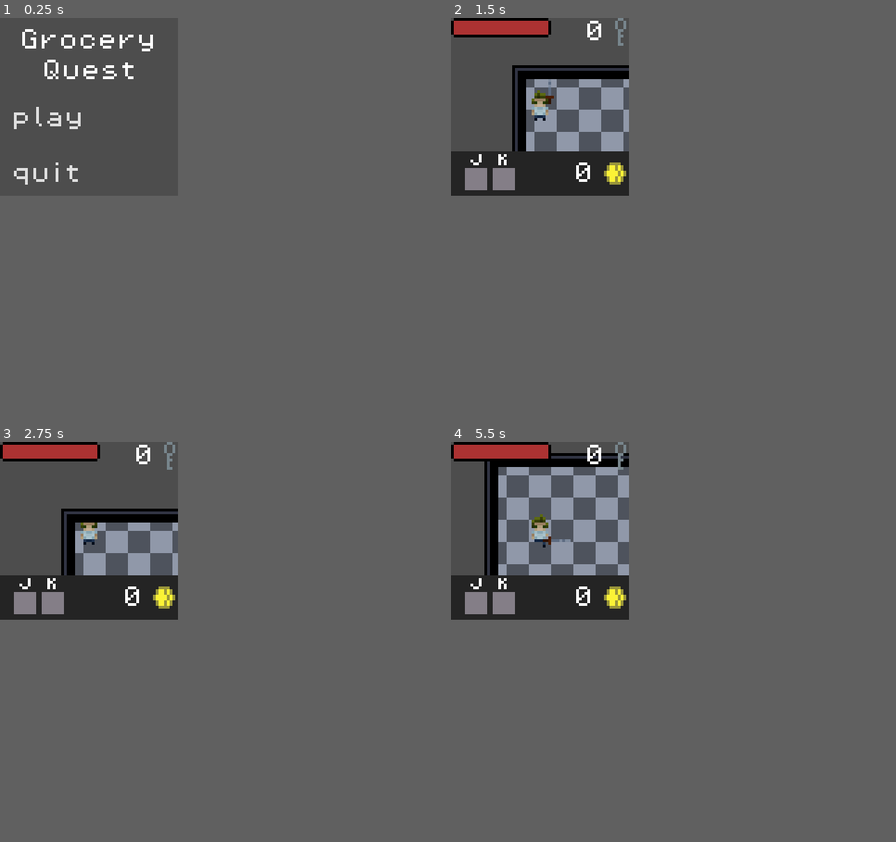
Above: before the commit, frames 1-4 (two rows, left to right).
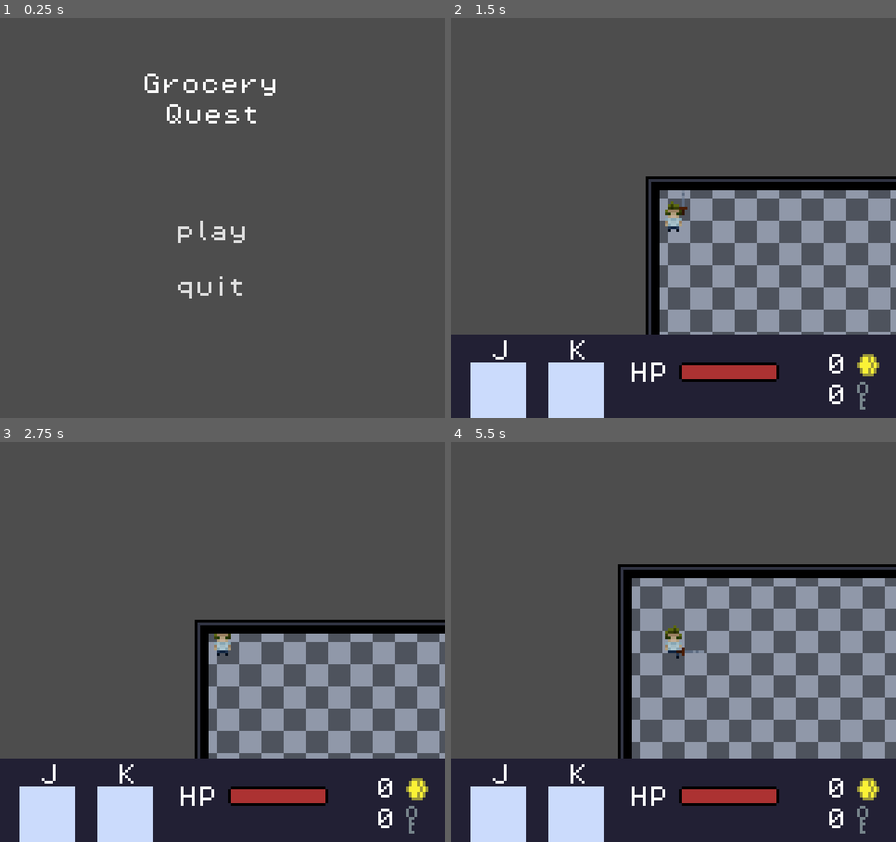
Above: after the commit, the same moments.

Repository: GaetanoRe/GroceryQuest
Game: Godot game, scene res://scenes/UI/main_menu.tscn
Same seed, same stepped clock (60 frames per second), same inputs: the game is played once before the commit and once after it. The engine's default icon, where the game draws it, is replaced by a stand-in: a white triangle on a blue panel in a dark square.
Inputs:
- Up to frame 1 (0.25 s): no input
- Up to frame 2 (1.5 s): click "play" at 0.5 s; tap Enter at 1.25 s; hold W (walk_up) from 1.28 s (still down); tap J (attack) at 1.35 s
- Up to frame 3 (2.75 s): keep holding W (walk_up); tap J (attack) at 2.1 s
- Up to frame 4 (5.5 s): release W (walk_up) at 2.78 s; hold A (walk_left) 2.78-4.28 s; tap J (attack) every 0.75 s from 2.85 to 5.1 s; hold S (walk_down) 4.28-5.03 s; hold D (walk_right) from 5.03 s (still down)
The window is 256x256 before the commit and 640x576 after it. Grey fills any space a smaller window leaves; there, only what the larger window draws over its background counts as a difference.

The runs differ from the first frame. In frame 1, 2.1% of the frame differs, in the area x 3-62%, y 2-71%; in frame 2, 43%; in frame 3, 41%; in frame 4, 49%, in the area x 0-100%, y 0-100%.

Commit message:
fixed resolution and updated UI along with fixing game over

Diff:
--- a/project.godot
+++ b/project.godot
@@ -17,10 +17,8 @@
 
 [display]
 
-window/size/viewport_width=64
-window/size/viewport_height=64
-window/size/resizable=false
-window/size/borderless=true
+window/size/viewport_width=160
+window/size/viewport_height=144
 window/stretch/mode="viewport"
 
 [input]
--- a/scenes/UI/main_menu.tscn
+++ b/scenes/UI/main_menu.tscn
@@ -13,17 +13,18 @@
 [node name="MainMenu" type="Control"]
 layout_mode = 3
 anchors_preset = 0
-offset_right = 64.0
-offset_bottom = 64.0
+offset_right = 160.0
+offset_bottom = 144.0
 script = ExtResource("1_jqsp4")
 
 [node name="Label" type="Label" parent="."]
 texture_filter = 1
 texture_repeat = 3
 layout_mode = 0
-offset_top = 4.0
-offset_right = 64.0
-offset_bottom = 27.0
+offset_left = 44.0
+offset_top = 20.0
+offset_right = 108.0
+offset_bottom = 43.0
 text = "Grocery
 Quest"
 label_settings = SubResource("LabelSettings_8d0qw")
@@ -31,9 +32,10 @@
 
 [node name="VBoxContainer" type="VBoxContainer" parent="."]
 layout_mode = 0
-offset_top = 28.0
-offset_right = 34.0
-offset_bottom = 64.0
+offset_left = 59.0
+offset_top = 69.0
+offset_right = 116.0
+offset_bottom = 143.0
 
 [node name="PlayGame" type="Button" parent="VBoxContainer"]
 texture_filter = 1
--- a/scenes/UI/player_health.gd
+++ b/scenes/UI/player_health.gd
@@ -2,7 +2,7 @@
 
 class_name PlayerHealth
 
-@onready var main_scene = get_parent().get_parent().get_parent()
+@onready var main_scene = get_parent().get_parent().get_parent().get_parent()
 var player_health : int
 
 func _ready():
--- a/scenes/UI/ui.tscn
+++ b/scenes/UI/ui.tscn
@@ -14,6 +14,14 @@
 font_size = 8
 
 [sub_resource type="LabelSettings" id="LabelSettings_h6brr"]
+font = ExtResource("6_su5n4")
+font_size = 8
+
+[sub_resource type="LabelSettings" id="LabelSettings_ted7t"]
+font = ExtResource("6_su5n4")
+font_size = 8
+
+[sub_resource type="LabelSettings" id="LabelSettings_4qgkb"]
 font = ExtResource("6_su5n4")
 font_size = 8
 
@@ -162,61 +170,104 @@
 offset_right = 40.0
 offset_bottom = 40.0
 
-[node name="PlayerHealth Prog" type="TextureProgressBar" parent="Control"]
-texture_filter = 1
-layout_mode = 0
-offset_right = 64.0
-offset_bottom = 64.0
+[node name="InventoryBarContainer" type="BoxContainer" parent="Control"]
+layout_mode = 0
+offset_top = 1.0
+offset_right = 160.0
+offset_bottom = 145.0
+alignment = 2
+vertical = true
+
+[node name="Panel" type="TextureRect" parent="Control/InventoryBarContainer"]
+texture_filter = 1
+layout_mode = 2
+texture = ExtResource("5_ohjpv")
+stretch_mode = 2
+
+[node name="Money" type="BoxContainer" parent="Control"]
+texture_filter = 1
+layout_mode = 0
+offset_left = 128.0
+offset_top = 121.0
+offset_right = 154.0
+offset_bottom = 129.0
+alignment = 2
+
+[node name="CoinCount" type="Label" parent="Control/Money"]
+layout_direction = 3
+layout_mode = 2
+text = "0"
+label_settings = SubResource("LabelSettings_fmhnu")
+horizontal_alignment = 2
+
+[node name="Coin" type="TextureRect" parent="Control/Money"]
+layout_mode = 2
+texture = ExtResource("7_reqwv")
+
+[node name="Key" type="BoxContainer" parent="Control"]
+layout_mode = 0
+offset_left = 124.0
+offset_top = 131.0
+offset_right = 150.0
+offset_bottom = 141.0
+alignment = 2
+
+[node name="KeyLabel" type="Label" parent="Control/Key"]
+texture_filter = 1
+layout_mode = 2
+text = "0"
+label_settings = SubResource("LabelSettings_h6brr")
+
+[node name="KeyTexture" type="TextureRect" parent="Control/Key"]
+texture_filter = 1
+layout_mode = 2
+texture = ExtResource("8_bbss4")
+
+[node name="HealthData" type="BoxContainer" parent="Control"]
+layout_mode = 0
+offset_left = 64.0
+offset_top = 124.0
+offset_right = 118.0
+offset_bottom = 132.0
+
+[node name="HealthLabel" type="Label" parent="Control/HealthData"]
+texture_filter = 1
+layout_mode = 2
+text = "HP"
+label_settings = SubResource("LabelSettings_ted7t")
+
+[node name="PlayerHealthProg" type="TextureProgressBar" parent="Control/HealthData"]
+texture_filter = 1
+layout_mode = 2
 texture_under = ExtResource("1_3el8q")
 texture_over = ExtResource("2_pecw0")
 texture_progress = ExtResource("3_8xd45")
 script = ExtResource("4_643q5")
 
-[node name="Panel" type="TextureRect" parent="Control"]
-texture_filter = 1
-layout_mode = 2
-offset_top = 48.0
-offset_right = 64.0
-offset_bottom = 65.0
-texture = ExtResource("5_ohjpv")
-
-[node name="Money" type="BoxContainer" parent="Control"]
-texture_filter = 1
-layout_mode = 0
-offset_left = 37.0
-offset_top = 52.0
-offset_right = 63.0
-offset_bottom = 60.0
-alignment = 2
-
-[node name="CoinCount" type="Label" parent="Control/Money"]
-layout_direction = 3
-layout_mode = 2
-text = "0"
-label_settings = SubResource("LabelSettings_fmhnu")
-horizontal_alignment = 2
-
-[node name="Coin" type="TextureRect" parent="Control/Money"]
-layout_mode = 2
-texture = ExtResource("7_reqwv")
-
-[node name="BoxContainer" type="BoxContainer" parent="Control"]
-layout_mode = 0
-offset_left = 40.0
-offset_right = 63.0
-offset_bottom = 10.0
-alignment = 2
-
-[node name="Label" type="Label" parent="Control/BoxContainer"]
-texture_filter = 1
-layout_mode = 2
-text = "0"
-label_settings = SubResource("LabelSettings_h6brr")
-
-[node name="TextureRect" type="TextureRect" parent="Control/BoxContainer"]
-texture_filter = 1
-layout_mode = 2
-texture = ExtResource("8_bbss4")
+[node name="InputLabels" type="Control" parent="Control"]
+anchors_preset = 0
+offset_right = 160.0
+offset_bottom = 145.0
+
+[node name="JLabel" type="Label" parent="Control/InputLabels"]
+texture_filter = 1
+layout_mode = 0
+offset_left = 14.0
+offset_top = 116.0
+offset_right = 21.0
+offset_bottom = 124.0
+text = "J"
+label_settings = SubResource("LabelSettings_4qgkb")
+
+[node name="KLabel" type="Label" parent="Control/InputLabels"]
+texture_filter = 1
+layout_mode = 0
+offset_left = 42.0
+offset_top = 116.0
+offset_right = 49.0
+offset_bottom = 124.0
+text = "K"
+label_settings = SubResource("LabelSettings_4qgkb")
 
 [node name="GameOver_blackscreen" type="ColorRect" parent="."]
 visible = false
--- a/scenes/enemy.gd
+++ b/scenes/enemy.gd
@@ -11,6 +11,8 @@
 func _physics_process(delta):
 	if player_chase:
 		position += (player.position - position)/speed
+		if(!player.player_alive):
+			player_chase = false
 
 
 
@@ -20,7 +22,6 @@
 
 
 func _on_detection_area_body_exited(body):
-	player = null
 	player_chase = false
 
 
--- a/scripts/player/player.gd
+++ b/scripts/player/player.gd
@@ -34,39 +34,40 @@
 	pass
 
 func _physics_process(delta):
-	var direction = Input.get_vector("walk_left", "walk_right", "walk_up", "walk_down")
+	if(player_alive):
+		var direction = Input.get_vector("walk_left", "walk_right", "walk_up", "walk_down")
 
-	 #Apply normal movement if not in knockback
-	if knockback_timer <= 0:
-		velocity.x = direction.x * speed
-		velocity.y = direction.y * speed
-	else:
-		knockback_timer -= delta
-		velocity = knockback_velocity
+		 #Apply normal movement if not in knockback
+		if knockback_timer <= 0:
+			velocity.x = direction.x * speed
+			velocity.y = direction.y * speed
+		else:
+			knockback_timer -= delta
+			velocity = knockback_velocity
 
-	# Handle animations
-	if Input.is_action_pressed("walk_up"):
-		current_dir = "up"
-		animation_player.play("walk_up")
-	elif Input.is_action_pressed("walk_down"):
-		current_dir = "down"
-		animation_player.play("walk_down")
-	elif Input.is_action_pressed("walk_right"):
-		current_dir = "right"
-		animation_player.play("walk_right")
-	elif Input.is_action_pressed("walk_left"):
-		current_dir = "left"
-		animation_player.play("walk_left")
-	else:
-		animation_player.play("idle_" + current_dir)
-	# Move the player
-	move_and_slide()
+		# Handle animations
+		if Input.is_action_pressed("walk_up"):
+			current_dir = "up"
+			animation_player.play("walk_up")
+		elif Input.is_action_pressed("walk_down"):
+			current_dir = "down"
+			animation_player.play("walk_down")
+		elif Input.is_action_pressed("walk_right"):
+			current_dir = "right"
+			animation_player.play("walk_right")
+		elif Input.is_action_pressed("walk_left"):
+			current_dir = "left"
+			animation_player.play("walk_left")
+		else:
+			animation_player.play("idle_" + current_dir)
+		# Move the player
+		move_and_slide()
 
-	if health <= 0:
-		player_alive = false # Add death screen and respawn here
-		health = 0
-		print("player has been killed")
-		#dd
+		if health <= 0:
+			player_alive = false # Add death screen and respawn here
+			health = 0
+			print("player has been killed")
+			#dd
 
 func deal_with_damage(dam : int, knock : int):
 	super(dam, knock)
Binary file changed: assets/ui/inventory_bar.png
Not shown: 1 places in scenes/UI/ui.tscn that only renumber resources
